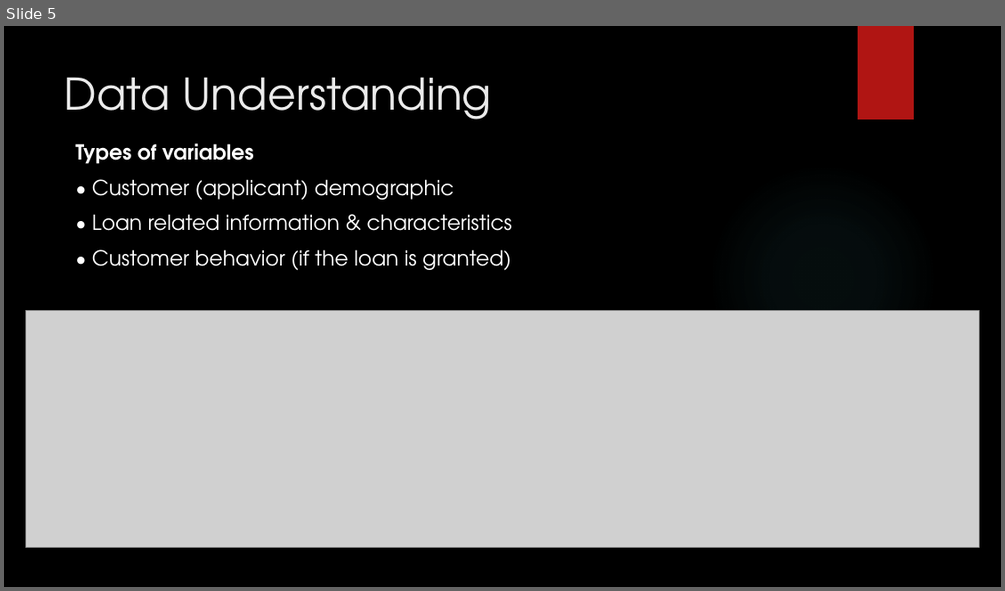
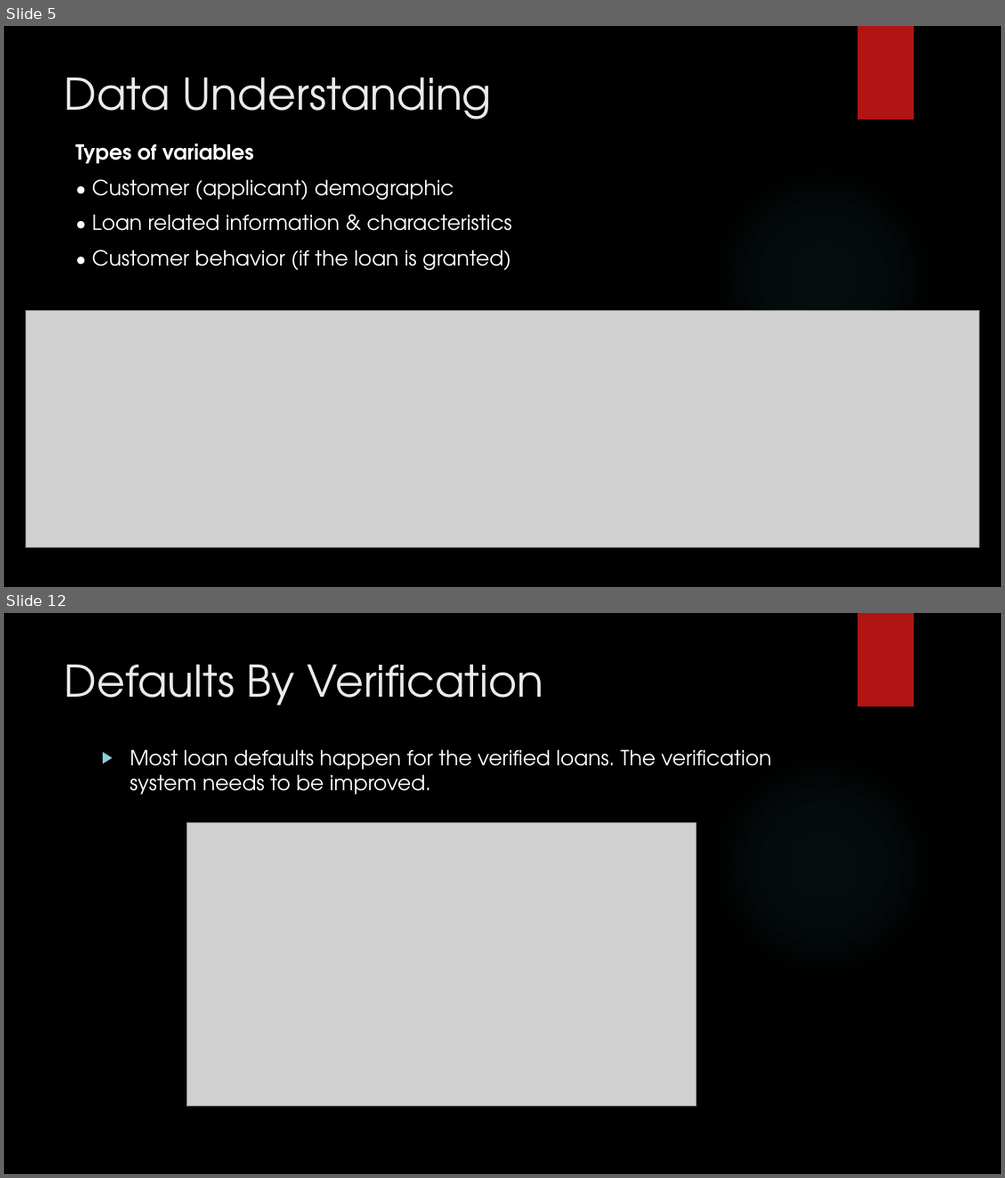
Before and after one commit to subhabrata-ghosh-1988/lending_club_case_study, a slide deck: Subhabrata_Ghosh_Lending_Club_Case_Study.pptx. Shown one above the other, each under a label of ours: slide 5 before the commit, slides 5 and 12 after it; the slides between them are not shown. The pictures are 1005x591 and 1005x1178 pixels, drawn with LibreOffice and Linux fonts; fonts in the diff are those of the drawing; grey boxes stand for pictures; background and template pictures are left out. Boxes give left, top, right and bottom in pixels: in the first picture for what was removed or moved away, otherwise in the second. Text is boxed around its words. In the diff, an @@ line names an element or a change of style, - is before the commit and + after.

```diff
--- a/Subhabrata_Ghosh_Lending_Club_Case_Study.pptx
+++ b/Subhabrata_Ghosh_Lending_Club_Case_Study.pptx
@@ slide 12 added at [4, 613, 1001, 1174], background picture (left out); not listed: 2 template elements that a slide beside it also shows @@
@@ title added at [65, 664, 543, 706], 42 pt, text #EBEBEB @@
+Defaults By Verification
@@ text added at [129, 749, 771, 795], 20 pt, text #FFFFFF @@
+▶ Most loan defaults happen for the verified loans. The verification system needs to be improved.
@@ picture added at [186, 822, 696, 1106] @@
```
Also in this commit, not shown: 18 other slides added, 2 other files.
